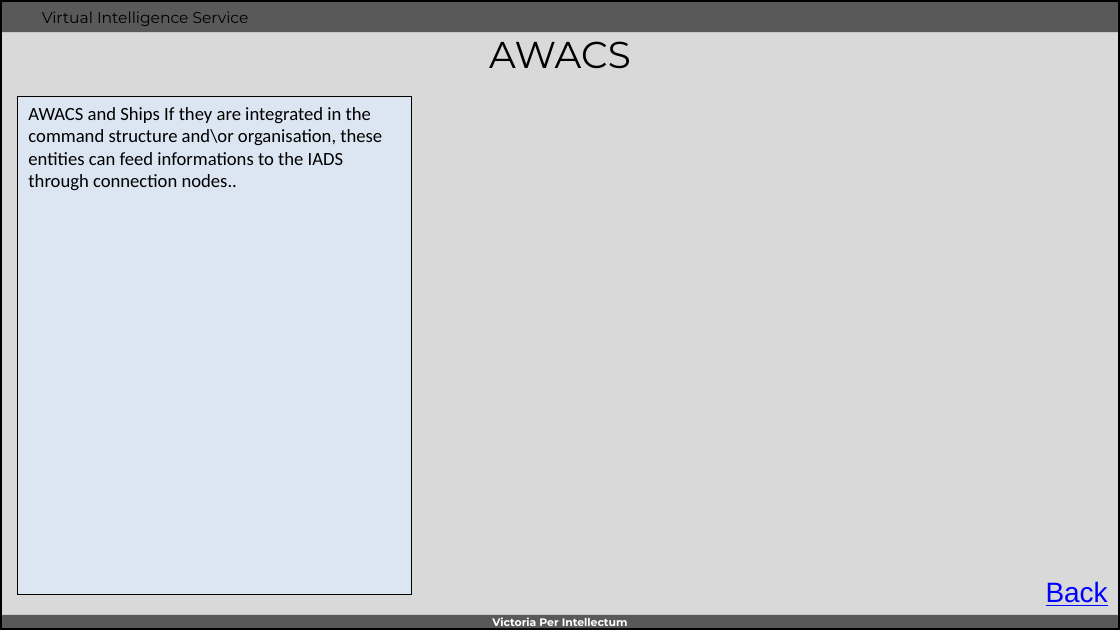
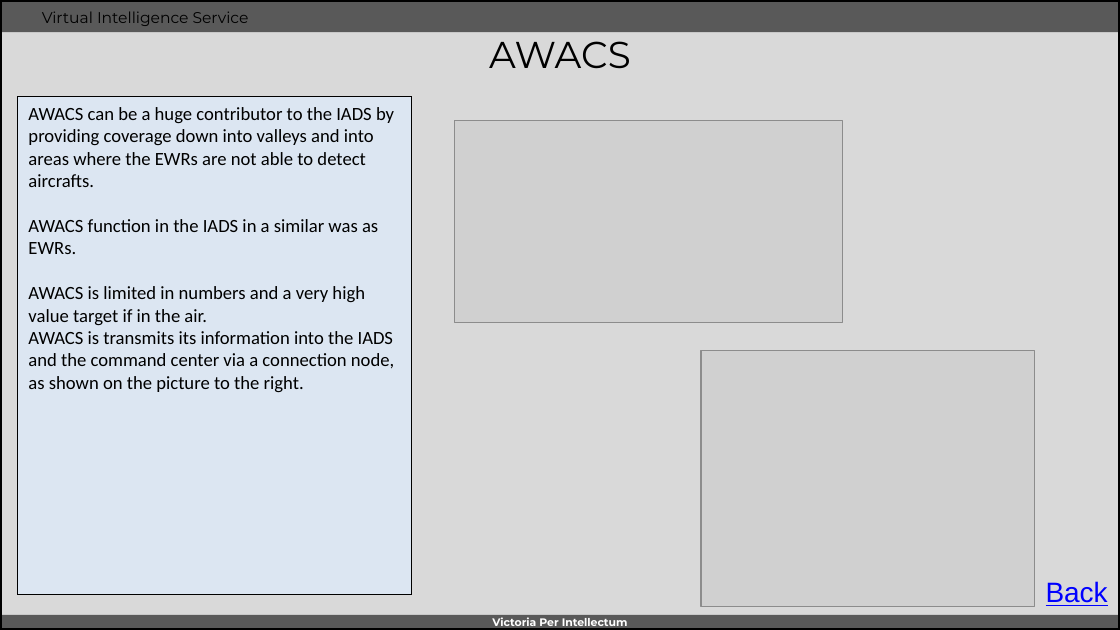
Before and after one commit to 132nd-vWing/VIS, a slide deck: slide 10 of OPAR/INTREP VIS OPAR-002 - Syrian IADS.pptx. Drawn at 1120x630 pixels with LibreOffice and Linux fonts; fonts in the diff are those of the drawing; grey boxes stand for pictures; background and template pictures are left out. Boxes give left, top, right and bottom in pixels: in the first picture for what was removed or moved away, otherwise in the second. Text is boxed around its words. In the diff, an @@ line names an element or a change of style, - is before the commit and + after.

```diff
--- a/OPAR/INTREP VIS OPAR-002 - Syrian IADS.pptx
+++ b/OPAR/INTREP VIS OPAR-002 - Syrian IADS.pptx
@@ text in rectangle at (x1=28, y1=107, x2=394, y2=393): text changed @@
-AWACS and Ships If they are integrated in the command structure and\or organisation, these entities can feed informations to the IADS through connection nodes..
+AWACS can be a huge contributor to the IADS by providing coverage down into valleys and into areas where the EWRs are not able to detect aircrafts.
+AWACS function in the IADS in a similar was as EWRs.
+AWACS is limited in numbers and a very high value target if in the air.
+AWACS is transmits its information into the IADS and the command center via a connection node, as shown on the picture to the right.
@@ picture added at (x1=455, y1=121, x2=842, y2=323) @@
@@ picture added at (x1=701, y1=351, x2=1035, y2=607) @@
```
Also in this commit, not shown: 6 other slides changed.
